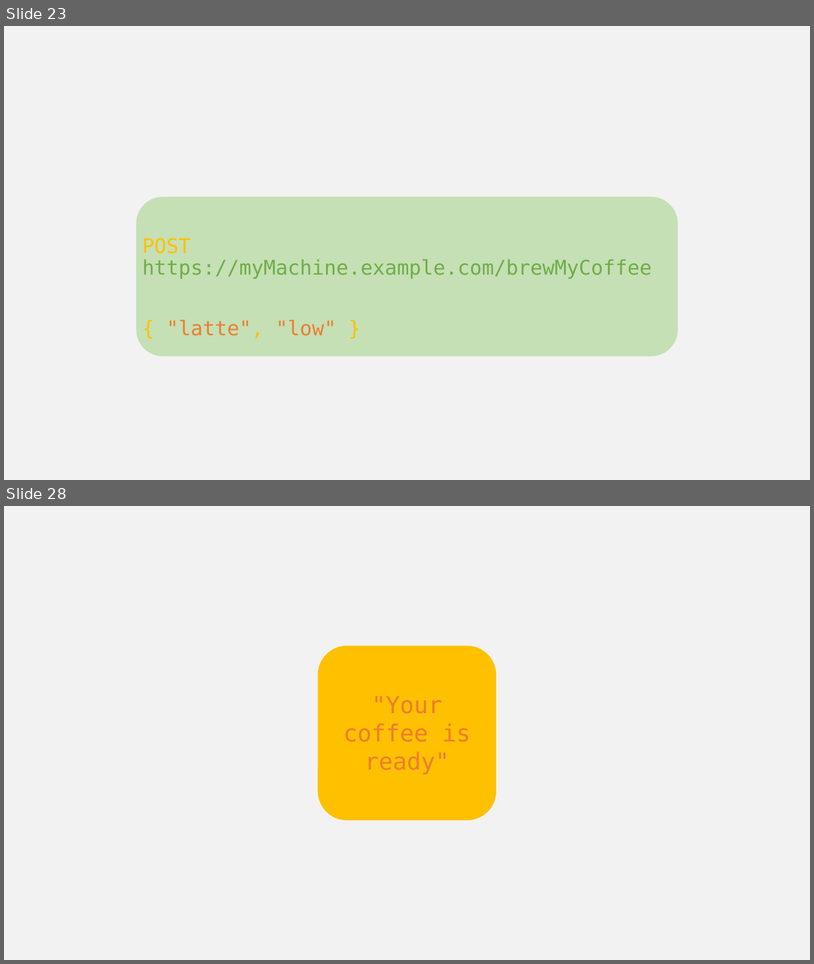
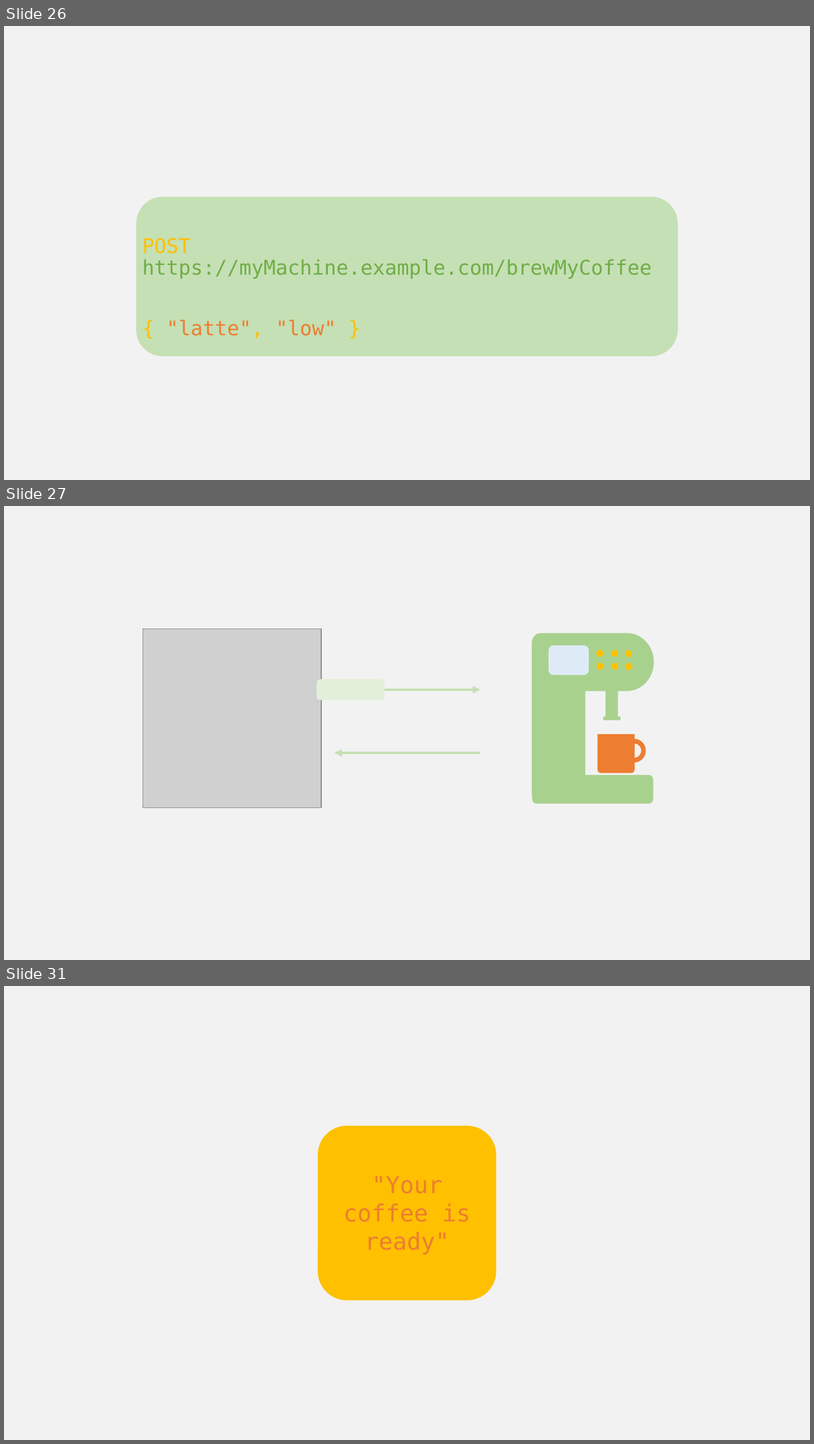
Before and after one commit to w3c/wot-cg, a slide deck: Tutorials/whatiswot/14-Interaction_Affordances/14-Interaction_Affordances.pptx. Shown one above the other, each under a label of ours: slides 23 and 28 before the commit, slides 26, 27 and 31 after it; the slides between them are not shown. The pictures are 814x964 and 814x1444 pixels, drawn with LibreOffice and Linux fonts; fonts in the diff are those of the drawing; grey boxes stand for pictures. Boxes give left, top, right and bottom in pixels: in the first picture for what was removed or moved away, otherwise in the second. Text is boxed around its words. In the diff, an @@ line names an element or a change of style, - is before the commit and + after.

```diff
--- a/Tutorials/whatiswot/14-Interaction_Affordances/14-Interaction_Affordances.pptx
+++ b/Tutorials/whatiswot/14-Interaction_Affordances/14-Interaction_Affordances.pptx
@@ slide 27 added at (4,506,810,960), background #F2F2F2 @@
@@ picture added at (143,629,321,807) @@
@@ rounded rectangle added at (317,679,384,700), fill #E2F0D9 @@
@@ arrow added from (335, 690) to (481, 690), #C5E0B4 3 pt @@
@@ group added at (532,633,654,804): 6 ellipses, 2 freeform shapes, 2 rounded rectangles @@
@@ arrow added from (481, 753) to (335, 753), #C5E0B4 3 pt @@
@@ what was slide 23 is now slide 26 @@
@@ what was slide 28 is now slide 31 @@
```
Also in this commit, not shown: 4 slides changed, 21 other slides added, 17 slides removed.
